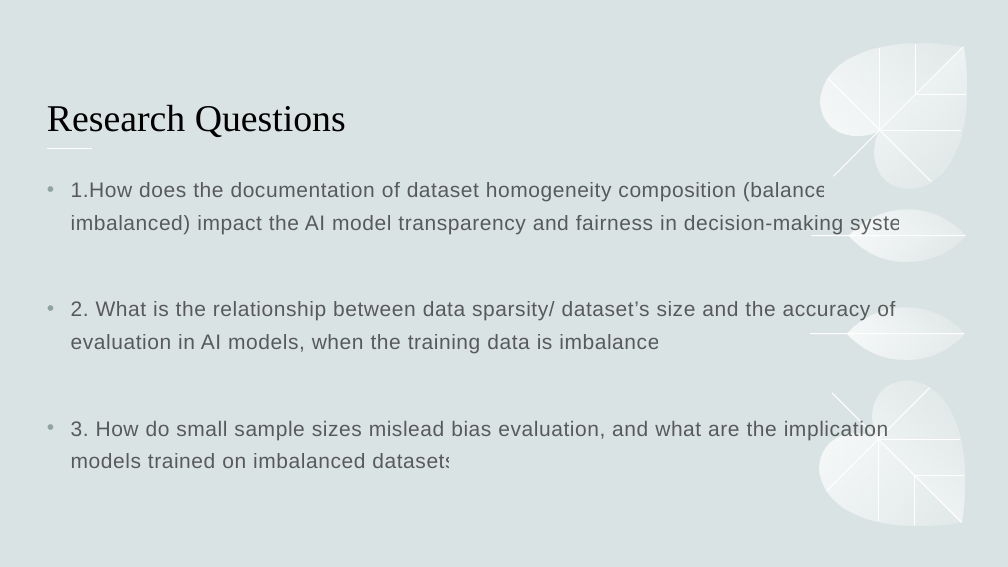
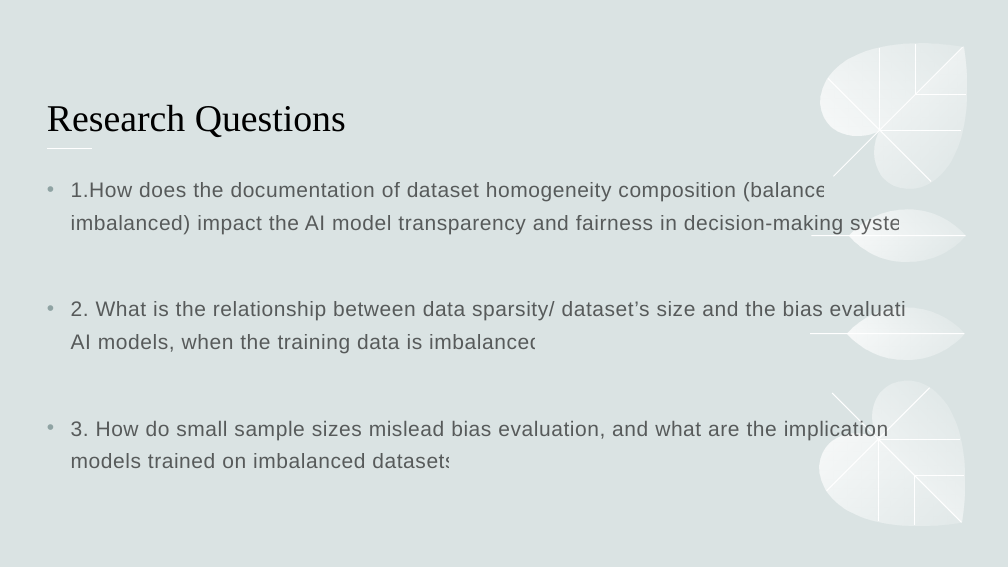
Before and after one commit to hennypurwadi/Imbalanced-or-Balanced-Dataset-Composition, a slide deck: slide 6 of 202370140_XAI_Presentation_1.pptx. Drawn at 1008x567 pixels with LibreOffice and Linux fonts; fonts in the diff are those of the drawing. Boxes give left, top, right and bottom in pixels: in the first picture for what was removed or moved away, otherwise in the second. Text is boxed around its words. In the diff, an @@ line names an element or a change of style, - is before the commit and + after.

```diff
--- a/202370140_XAI_Presentation_1.pptx
+++ b/202370140_XAI_Presentation_1.pptx
@@ text at box(71, 301, 931, 354): text changed @@
-• 2. What is the relationship between data sparsity/ dataset’s size and the accuracy of bias evaluation in AI models, when the training data is imbalanced ?
+• 2. What is the relationship between data sparsity/ dataset’s size and the bias evaluation in AI models, when the training data is imbalanced ?
```
Also in this commit, not shown: 6 other slides changed, 2 other files.
